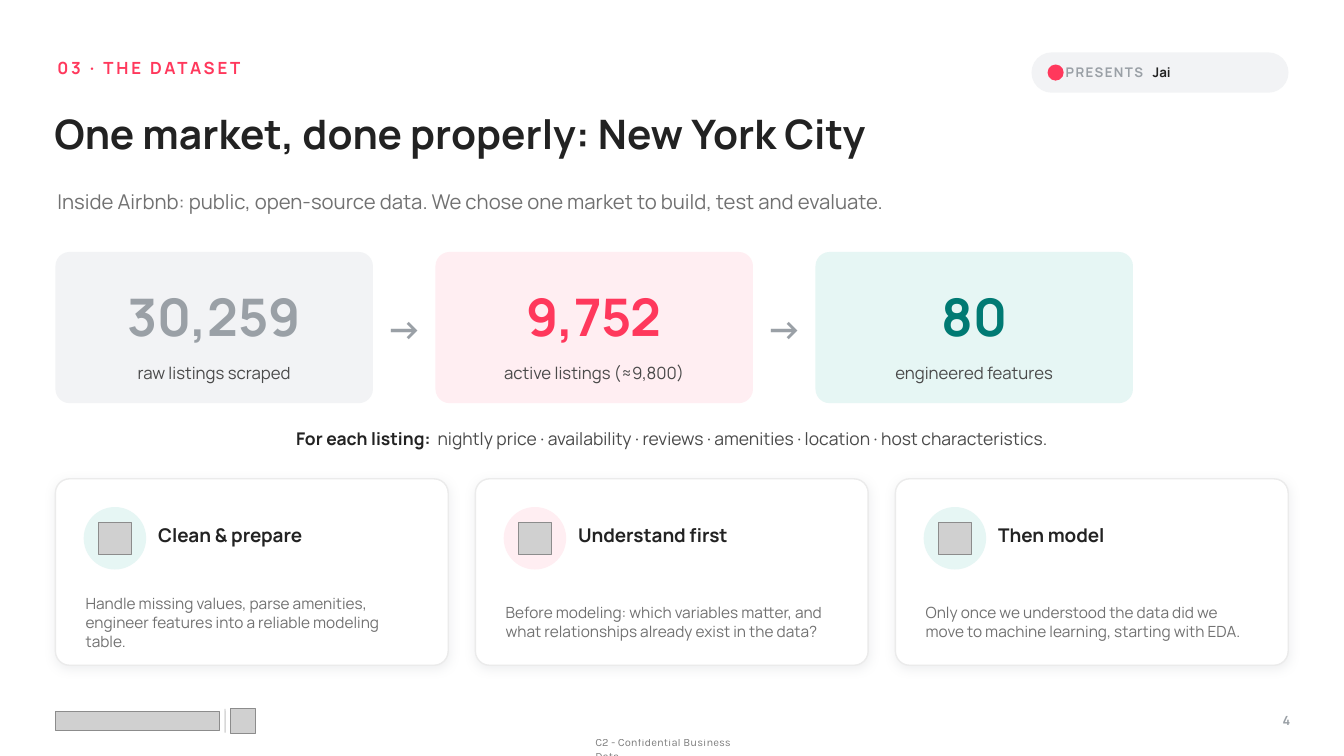
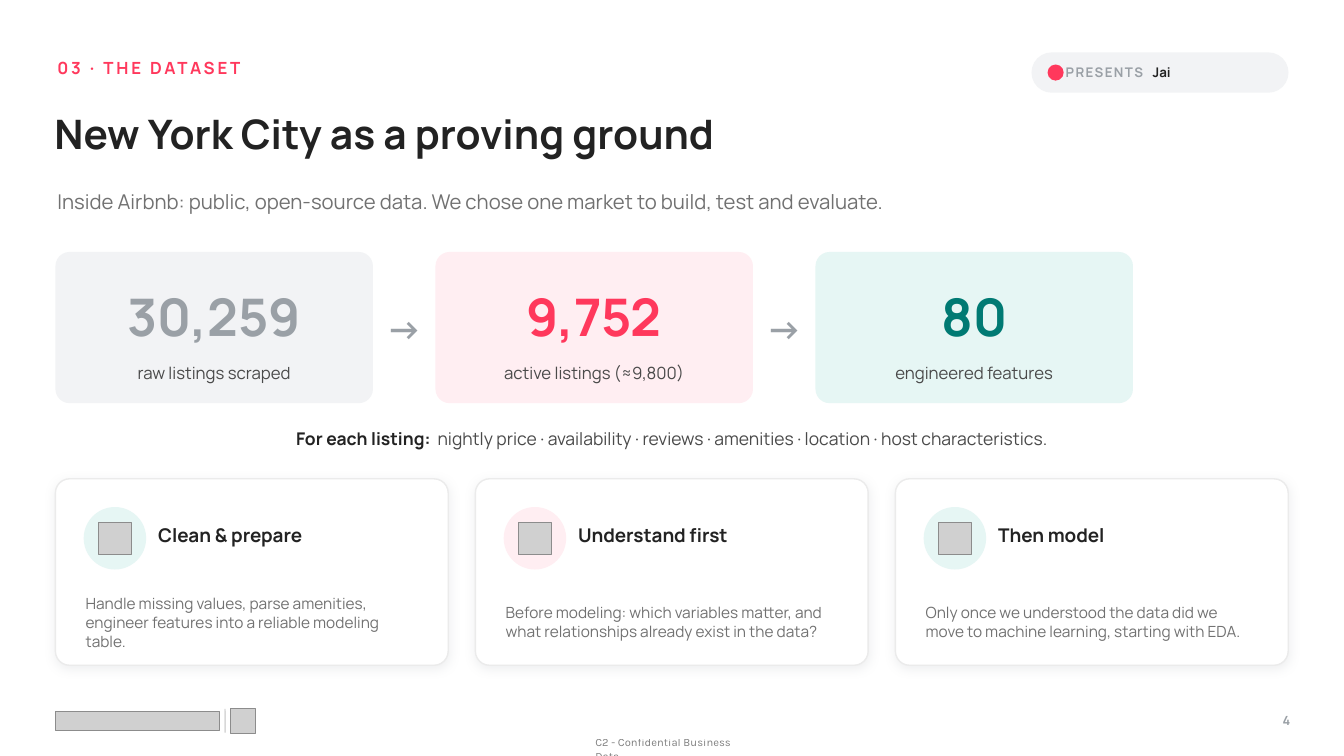
Before and after one commit to mkdn007/Cornell-Airbnb-Capstone, a slide deck: slide 4 of Airbnb Pricing Deck.pptx. Drawn at 1344x756 pixels with LibreOffice and Linux fonts; fonts in the diff are those of the drawing; grey boxes stand for pictures. Boxes give left, top, right and bottom in pixels: in the first picture for what was removed or moved away, otherwise in the second. Text is boxed around its words. In the diff, an @@ line names an element or a change of style, - is before the commit and + after.

```diff
--- a/Airbnb Pricing Deck.pptx
+++ b/Airbnb Pricing Deck.pptx
@@ text at (54,119,713,160): text changed @@
-One market, done properly: New York City
+New York City as a proving ground
```
Also in this commit, not shown: 3 other slides changed.
